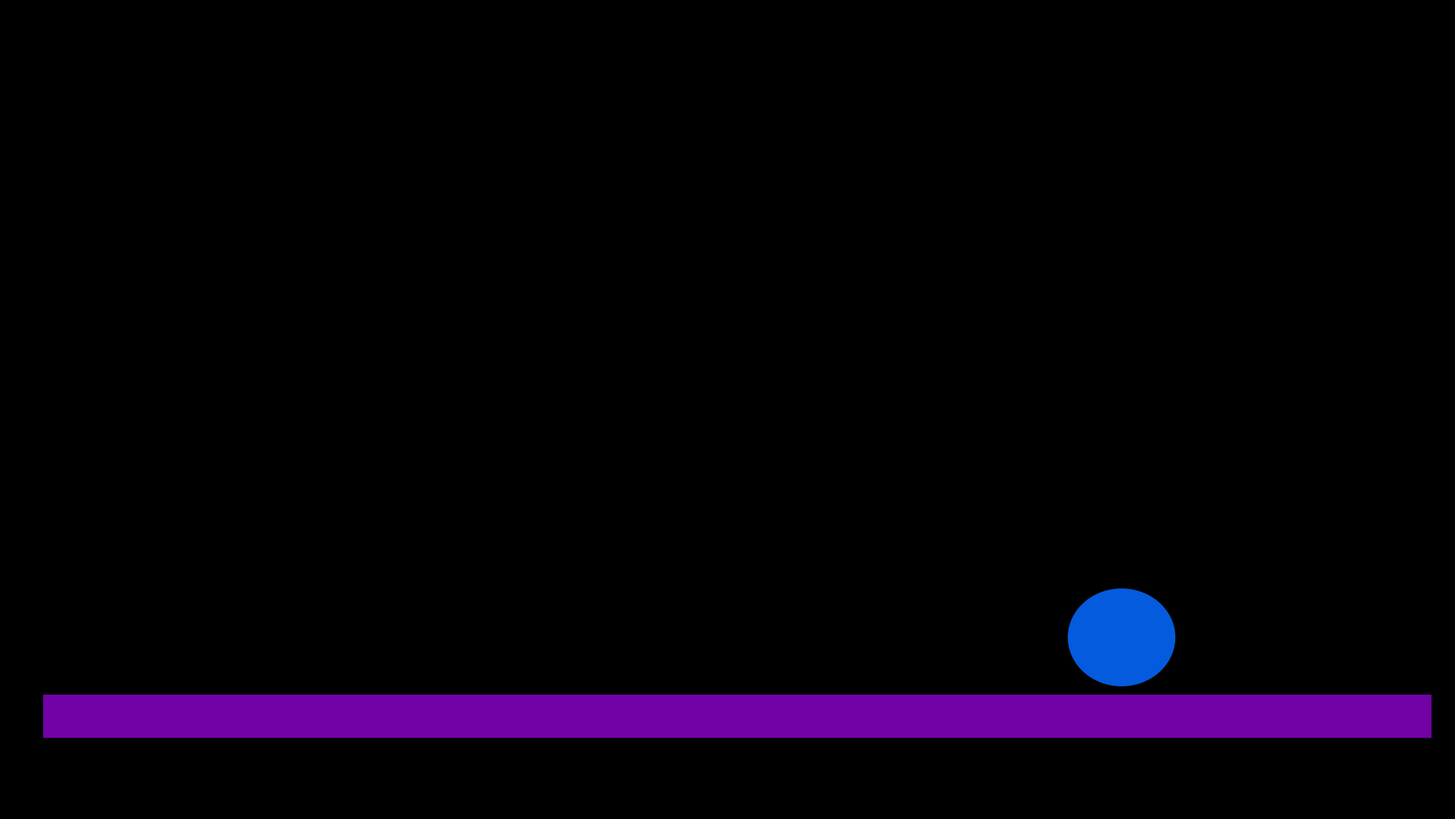
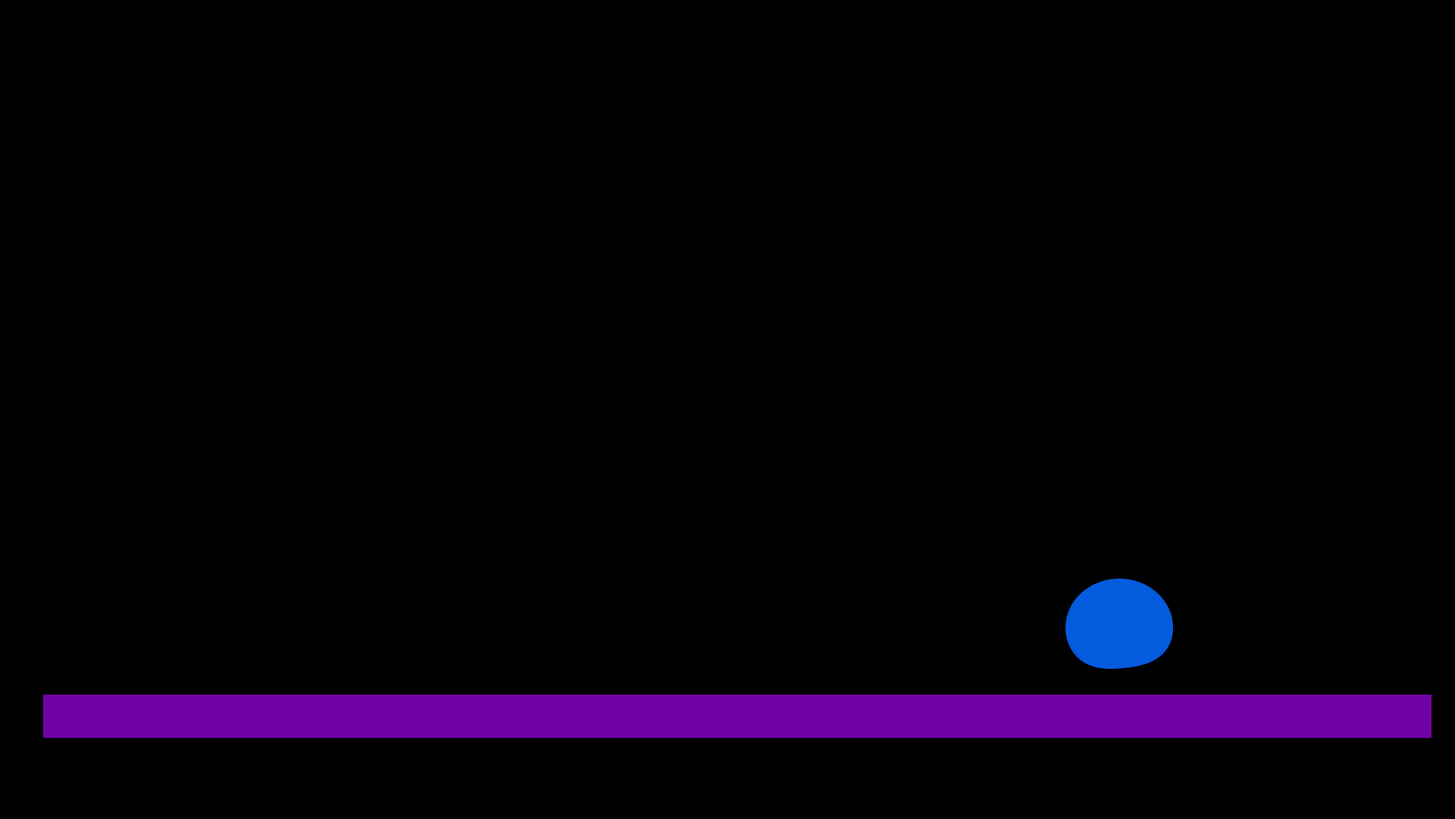
Layered file, before and after one edit (1455x819). Changes by layer:
showed "retorno 4", painted on it over [1065, 578, 1176, 670]
hid "b31" over [1067, 587, 1176, 686]
